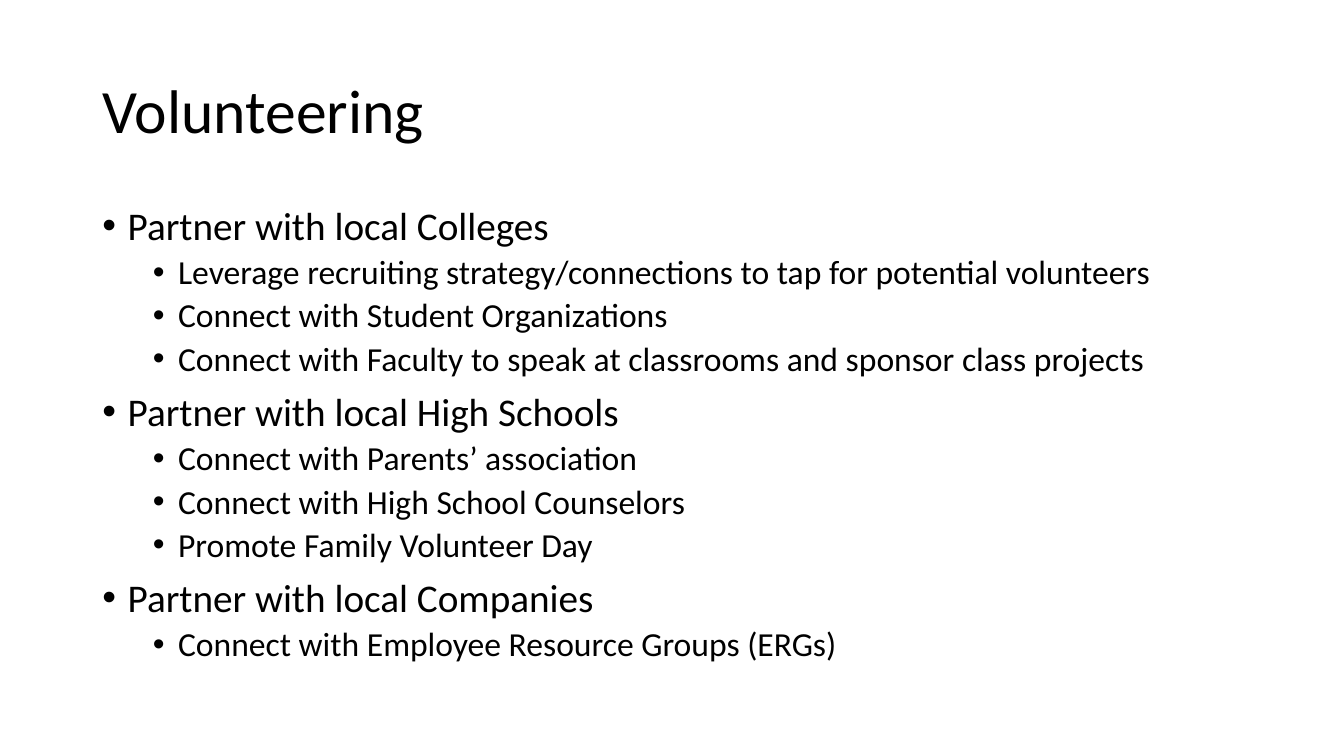
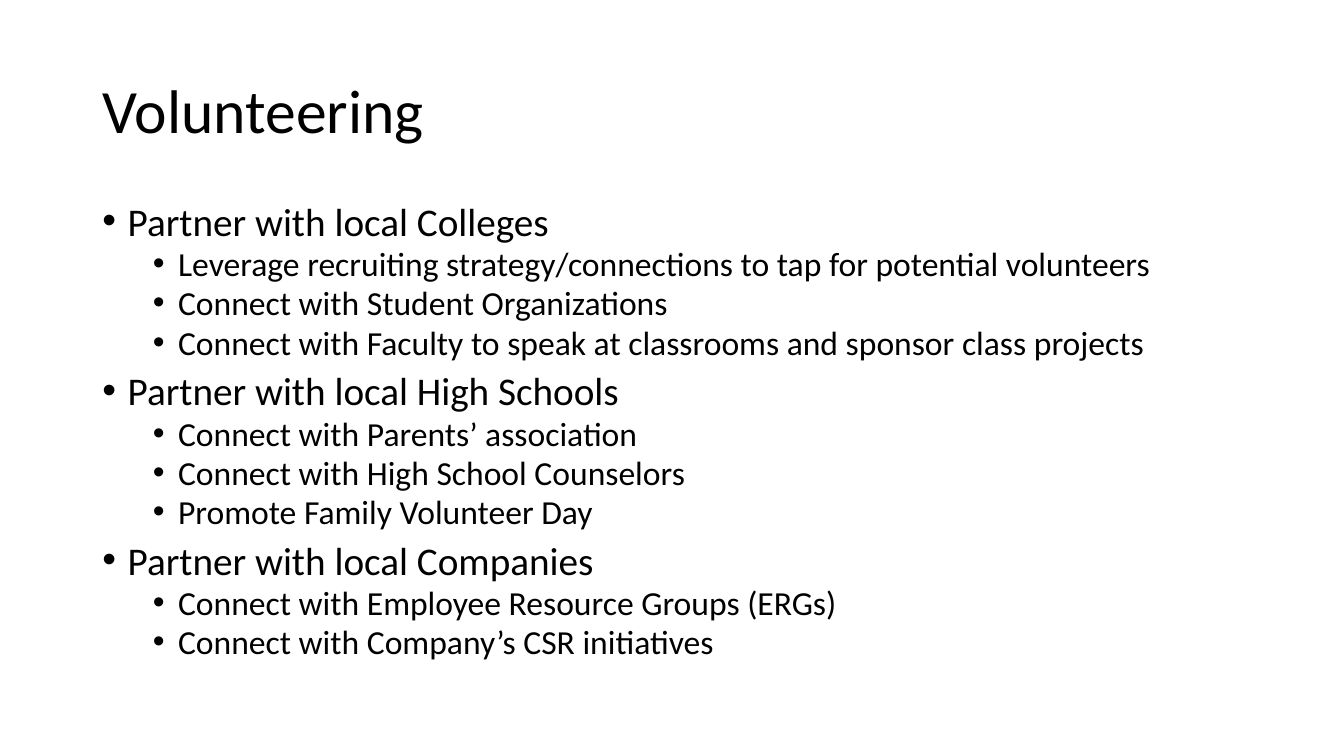
Before and after one commit to DellHelpAThon/RoundRockServingCenter_DigitalDreamers, a slide deck: slide 6 of RRASC Marketing Strategy Propossal.pptx (slide 9 before the commit). Drawn at 1344x756 pixels with LibreOffice and Linux fonts; fonts in the diff are those of the drawing. Boxes give left, top, right and bottom in pixels: in the first picture for what was removed or moved away, otherwise in the second. Text is boxed around its words. In the diff, an @@ line names an element or a change of style, - is before the commit and + after.

```diff
--- a/RRASC Marketing Strategy Propossal.pptx
+++ b/RRASC Marketing Strategy Propossal.pptx
@@ text at (128, 208, 1150, 621): line spacing 0.9 to 0.8 @@
@@ text at (178, 630, 714, 660): paragraph added @@
+  • Connect with Company’s CSR initiatives
```
Also in this commit, not shown: 6 other slides changed, 6 slides added, 2 slides removed.
